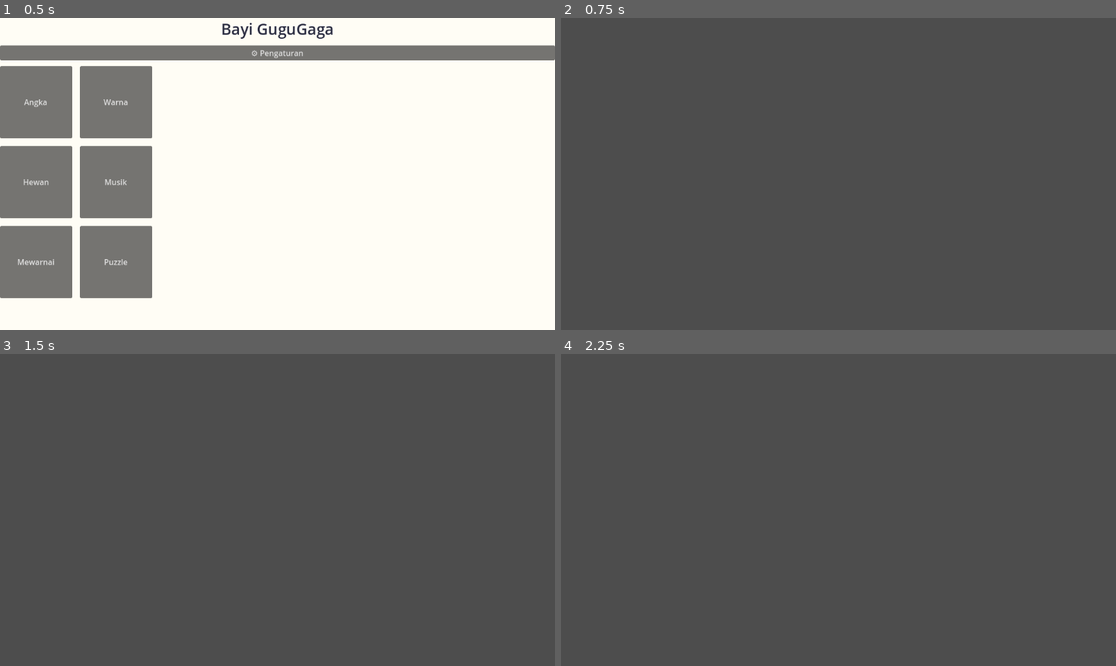
Above: before the commit, frames 1-4 (two rows, left to right).
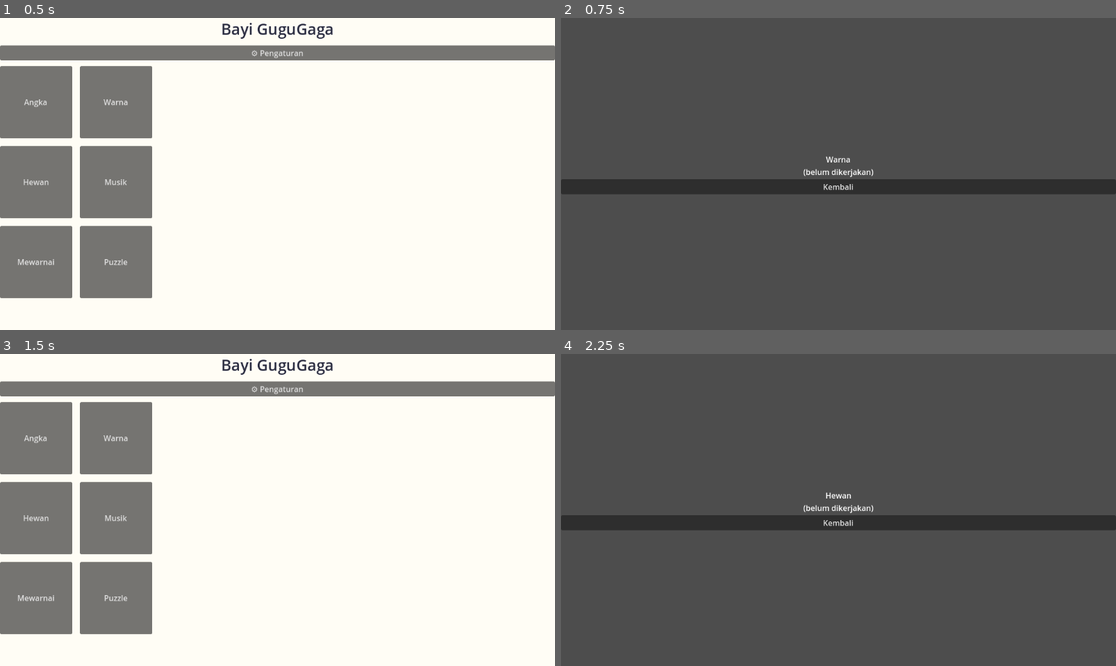
Above: after the commit, the same moments.

Repository: ptnusavisionmedia/game-balita
Game: Godot game, scene res://scenes/Home.tscn
Two runs of this game, one before a commit and one after it. Both use one fixed random seed, a clock stepped at 60 frames per second and the inputs below.
Inputs (mouse positions are in pixels of both pictures, inside the frame that each line leads up to):
- Up to frame 1 (0.5 s): no input
- Up to frame 2 (0.75 s): click "Warna" at 0.5 s
- Up to frame 3 (1.5 s): click (277, 522) at 1.25 s, where only the run after the commit has a clickable "Kembali"
- Up to frame 4 (2.25 s): click (599, 519) at 2 s, where only the run after the commit has a clickable "Hewan"

Frame 1 is identical in both runs. In frame 2, 4.8% of the frame differs, in the area x 0-100%, y 44-57%; in frame 3, 100%, in the area x 0-100%, y 0-100%; in frame 4, 4.8%.

Commit message:
Install Godot 4.7.2 dan verifikasi base model: semua 8 scene lolos headless
Ketemu & fix bug nyata: 5 scene placeholder (feature_warna/hewan/musik/mewarnai/
puzzle) salah path ext_resource ke script-nya (kurang folder "features/"),
ketangkap pas scene dijalankan ("File not found"). feature_angka/Home/Settings
tidak kena bug ini karena ditulis manual, bukan lewat loop generate.

CI diperbaiki: binary yang benar di image barichello/godot-ci adalah `godot`
(bukan `godot4`), dicek ke contoh resmi repo-nya. Step validate diupdate jadi
loop buka semua 8 scene headless, bukan cuma main scene.

File .gd.uid ikut di-commit (auto-generated Godot 4.3+ saat import, bagian
normal dari project, bukan build artifact).

Co-Authored-By: Claude Sonnet 5 <noreply@anthropic.com>

Diff:
--- a/features/feature_hewan/Hewan.tscn
+++ b/features/feature_hewan/Hewan.tscn
@@ -1,6 +1,6 @@
 [gd_scene load_steps=2 format=3]
 
-[ext_resource type="Script" path="res://feature_hewan/hewan.gd" id="1"]
+[ext_resource type="Script" path="res://features/feature_hewan/hewan.gd" id="1"]
 
 [node name="Hewan" type="Control"]
 anchor_right = 1.0
--- a/features/feature_mewarnai/Mewarnai.tscn
+++ b/features/feature_mewarnai/Mewarnai.tscn
@@ -1,6 +1,6 @@
 [gd_scene load_steps=2 format=3]
 
-[ext_resource type="Script" path="res://feature_mewarnai/mewarnai.gd" id="1"]
+[ext_resource type="Script" path="res://features/feature_mewarnai/mewarnai.gd" id="1"]
 
 [node name="Mewarnai" type="Control"]
 anchor_right = 1.0
--- a/features/feature_musik/Musik.tscn
+++ b/features/feature_musik/Musik.tscn
@@ -1,6 +1,6 @@
 [gd_scene load_steps=2 format=3]
 
-[ext_resource type="Script" path="res://feature_musik/musik.gd" id="1"]
+[ext_resource type="Script" path="res://features/feature_musik/musik.gd" id="1"]
 
 [node name="Musik" type="Control"]
 anchor_right = 1.0
--- a/features/feature_puzzle/Puzzle.tscn
+++ b/features/feature_puzzle/Puzzle.tscn
@@ -1,6 +1,6 @@
 [gd_scene load_steps=2 format=3]
 
-[ext_resource type="Script" path="res://feature_puzzle/puzzle.gd" id="1"]
+[ext_resource type="Script" path="res://features/feature_puzzle/puzzle.gd" id="1"]
 
 [node name="Puzzle" type="Control"]
 anchor_right = 1.0
--- a/features/feature_warna/Warna.tscn
+++ b/features/feature_warna/Warna.tscn
@@ -1,6 +1,6 @@
 [gd_scene load_steps=2 format=3]
 
-[ext_resource type="Script" path="res://feature_warna/warna.gd" id="1"]
+[ext_resource type="Script" path="res://features/feature_warna/warna.gd" id="1"]
 
 [node name="Warna" type="Control"]
 anchor_right = 1.0
Not shown, added: core/scripts/app_colors.gd.uid
Not shown, added: core/scripts/audio_service.gd.uid
Not shown, added: core/scripts/big_round_button.gd.uid
Not shown, added: core/scripts/parental_gate_dialog.gd.uid
Not shown, added: core/scripts/progress_repository.gd.uid
Not shown, added: core/scripts/sfx_service.gd.uid
Not shown, added: core/scripts/star_reward_overlay.gd.uid
Not shown, added: features/feature_angka/angka.gd.uid
Not shown, added: features/feature_hewan/hewan.gd.uid
Not shown, added: features/feature_mewarnai/mewarnai.gd.uid
Not shown, added: features/feature_musik/musik.gd.uid
Not shown, added: features/feature_puzzle/puzzle.gd.uid
(and 6 more such lines)
